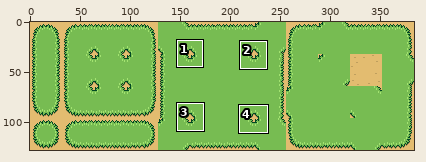
Two states of a sprite sheet, Assets/Art/Tilesets/Tileset - Grass On Dirt.png. Above: a wide view before the commit, with the close-up outlined.
Close-up. Before the commit:
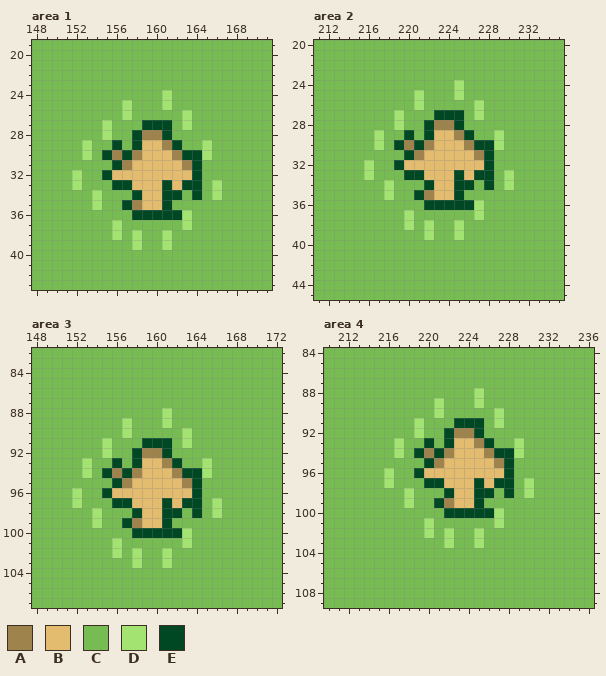
The file is 384x128 pixels. Shown: area 1: x 148..171, y 19..43; area 2: x 211..235, y 20..45; area 3: x 148..172, y 82..107; area 4: x 210..236, y 84..109. The commit also changed other parts of the picture, which this record leaves out.
Palette (. is transparent): A #9e834d  B #e3bc70  C #77bc52  D #a3e371  E #004824
And afterwards:
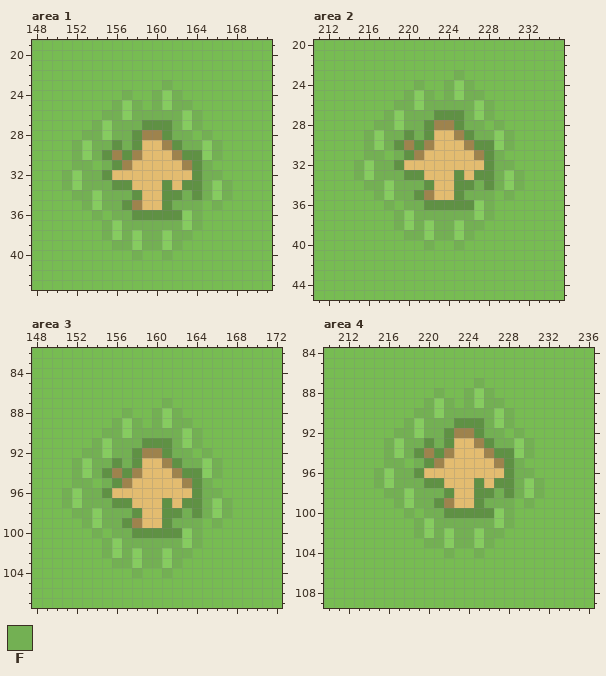
Colours new in this view: F #73b053
The exact change:
colour D: #a3e371 -> #86cc60
colour E: #004824 -> #5f9144
Changed rows in their new state; - is a pixel that keeps its letter.
Area 1:
first column x 151:
23 ----------F------
24 ------F--F-F-----
25 -----F-F-F-FF----
26 ----FF-FFFFF-F---
27 ---F-FFF---F-F---
28 --FF-FF----FF-F--
29 -F-FF-F-----FF-F-
30 -F-F-----------F-
31 -FF-F---------F--
32 F-FF----------FF-
33 F-FFF---------F-F
34 -FF-FFF-----F-F-F
35 --F-FF-----FFF-F-
36 ---F-FF------F---
37 ----F-FFFFFF-F---
38 ----F-F-FF-FF----
39 -----FF-FF-F-----
40 -------F--F------
Area 2:
first column x 215:
23 ----------F------
24 ------F--F-F-----
25 -----F-F-F-FF----
26 ----FF-FFFFF-F---
27 ---F-FFF---F-F---
28 --FF-FF----FF-F--
29 -F-FF-F-----FF-F-
30 -F-F-----------F-
31 -FF-F---------F--
32 F-FF----------FF-
33 F-FFF---------F-F
34 -FF-FFF-----F-F-F
35 --F-FF-----FFF-F-
36 ---F-FF------F---
37 ----F-FFFFFF-F---
38 ----F-F-FF-FF----
39 -----FF-FF-F-----
40 -------F--F------
Area 3:
first column x 151:
 87 ----------F------
 88 ------F--F-F-----
 89 -----F-F-F-FF----
 90 ----FF-FFFFF-F---
 91 ---F-FFF---F-F---
 92 --FF-FF----FF-F--
 93 -F-FF-F-----FF-F-
 94 -F-F-----------F-
 95 -FF-F---------F--
 96 F-FF----------FF-
 97 F-FFF---------F-F
 98 -FF-FFF-----F-F-F
 99 --F-FF-----FFF-F-
100 ---F-FF------F---
101 ----F-FFFFFF-F---
102 ----F-F-FF-FF----
103 -----FF-FF-F-----
104 -------F--F------
Area 4:
first column x 215:
 87 ----------F------
 88 ------F--F-F-----
 89 -----F-F-F-FF----
 90 ----FF-FFFFF-F---
 91 ---F-FFF---F-F---
 92 --FF-FF----FF-F--
 93 -F-FF-F-----FF-F-
 94 -F-F-----------F-
 95 -FF-F---------F--
 96 F-FF----------FF-
 97 F-FFF---------F-F
 98 -FF-FFF-----F-F-F
 99 --F-FF-----FFF-F-
100 ---F-FF------F---
101 ----F-FFFFFF-F---
102 ----F-F-FF-FF----
103 -----FF-FF-F-----
104 -------F--F------
